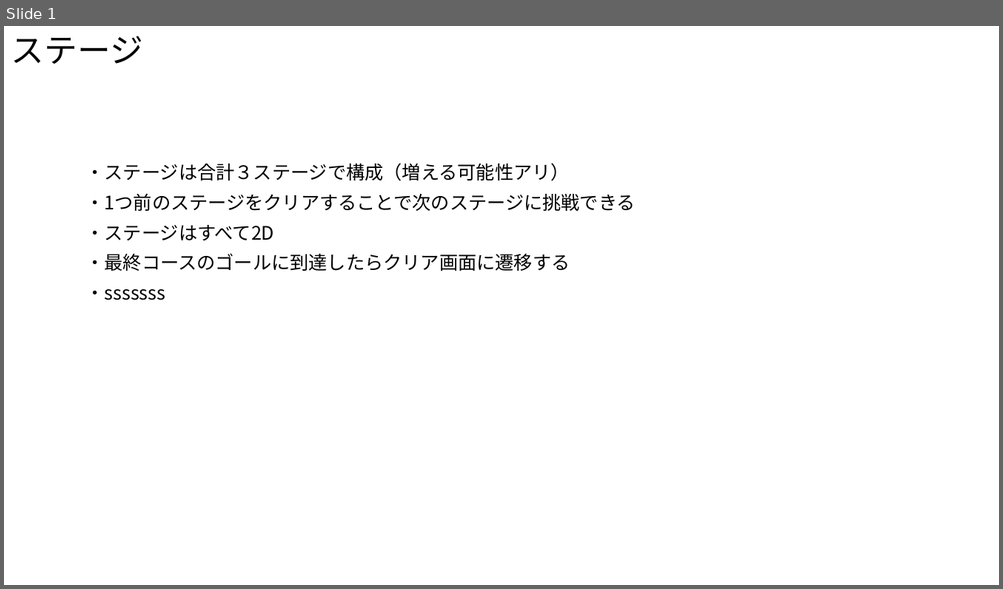
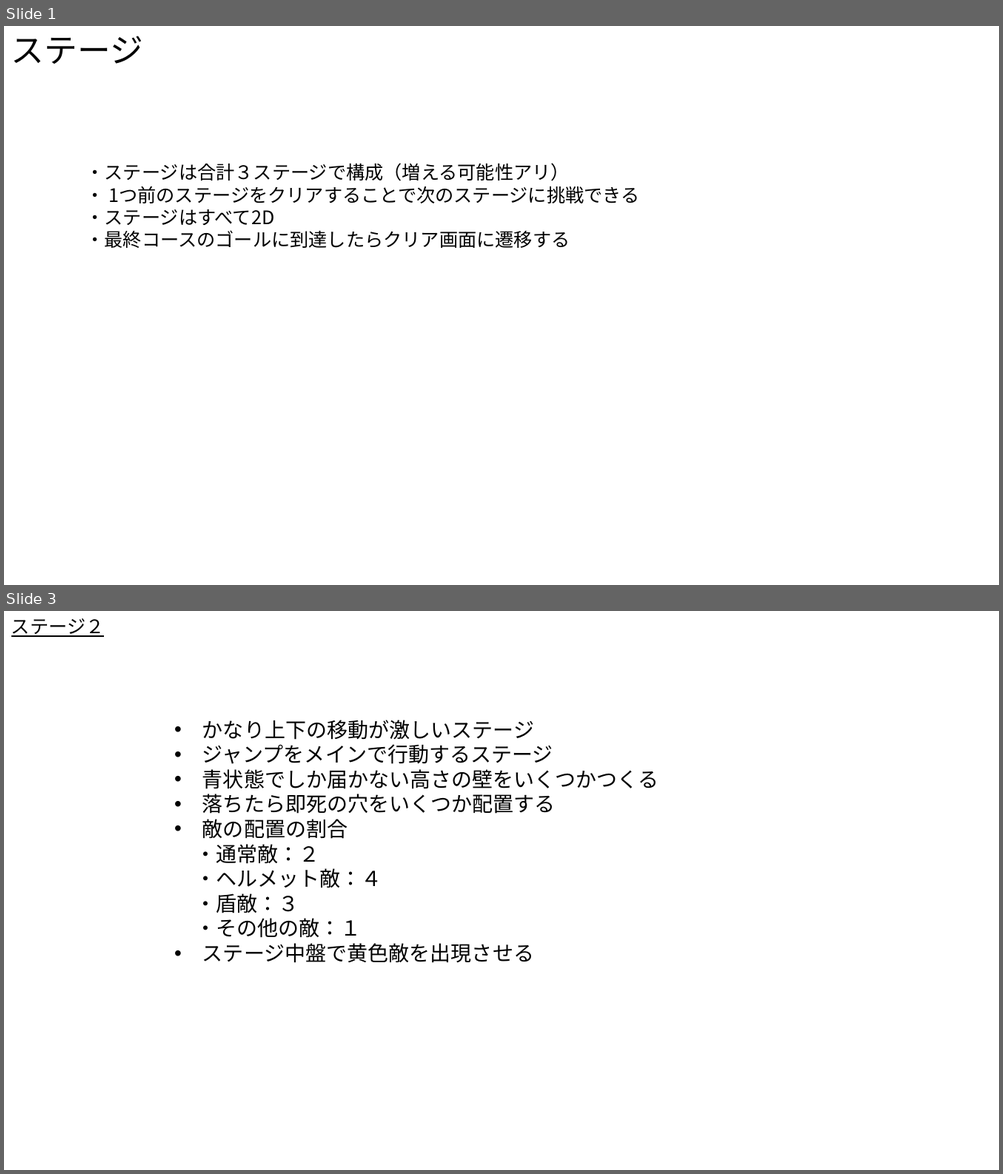
Before and after one commit to Akiyoshi-2/GameProbuctionPractice1, a slide deck: 仕様書/ステージ.pptx. Shown one above the other, each under a label of ours: slide 1 before the commit, slides 1 and 3 after it; the slides between them are not shown. The pictures are 1003x589 and 1003x1174 pixels, drawn with LibreOffice and Linux fonts; fonts in the diff are those of the drawing. Boxes give left, top, right and bottom in pixels: in the first picture for what was removed or moved away, otherwise in the second. Text is boxed around its words. In the diff, an @@ line names an element or a change of style, - is before the commit and + after.

```diff
--- a/仕様書/ステージ.pptx
+++ b/仕様書/ステージ.pptx
@@ slide 3 added at (x1=4, y1=611, x2=999, y2=1170), background #FFFFFF @@
@@ text added at (x1=11, y1=618, x2=104, y2=637), 18 pt, text #000000, underline @@
+ステージ２
@@ text added at (x1=195, y1=720, x2=658, y2=963), 20 pt, text #000000 @@
+• かなり上下の移動が激しいステージ
+• ジャンプをメインで行動するステージ
+• 青状態でしか届かない高さの壁をいくつかつくる
+• 落ちたら即死の穴をいくつか配置する
+• 敵の配置の割合
+・通常敵：２
+・ヘルメット敵：４
+・盾敵：３
+・その他の敵：１
+• ステージ中盤で黄色敵を出現させる
@@ slide 1 changed as well @@
@@ text at (x1=86, y1=187, x2=639, y2=248): paragraphs added @@
+・ 1つ前のステージをクリアすることで次のステージに挑戦できる
+・ステージはすべて2D
+・最終コースのゴールに到達したらクリア画面に遷移する
@@ text removed at (x1=86, y1=194, x2=635, y2=211) @@
-・1つ前のステージをクリアすることで次のステージに挑戦できる
@@ text removed at (x1=86, y1=225, x2=275, y2=241) @@
-・ステージはすべて2D
@@ text removed at (x1=86, y1=253, x2=570, y2=271) @@
-・最終コースのゴールに到達したらクリア画面に遷移する
@@ text removed at (x1=86, y1=289, x2=166, y2=301) @@
-・sssssss
```
Also in this commit, not shown: 2 other slides added.
